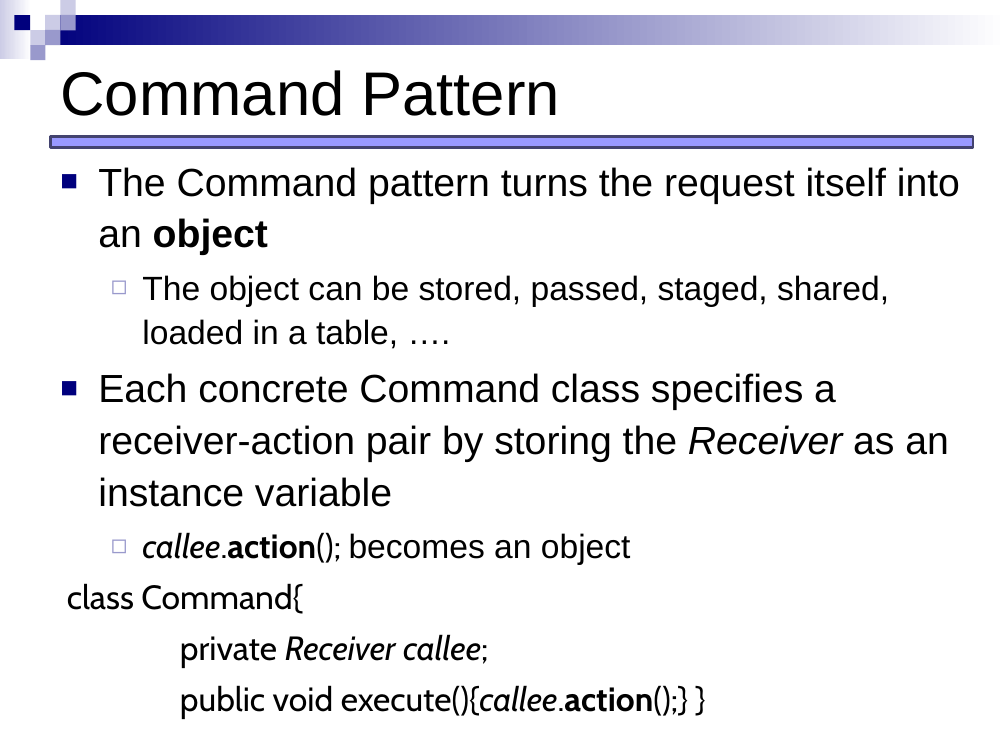
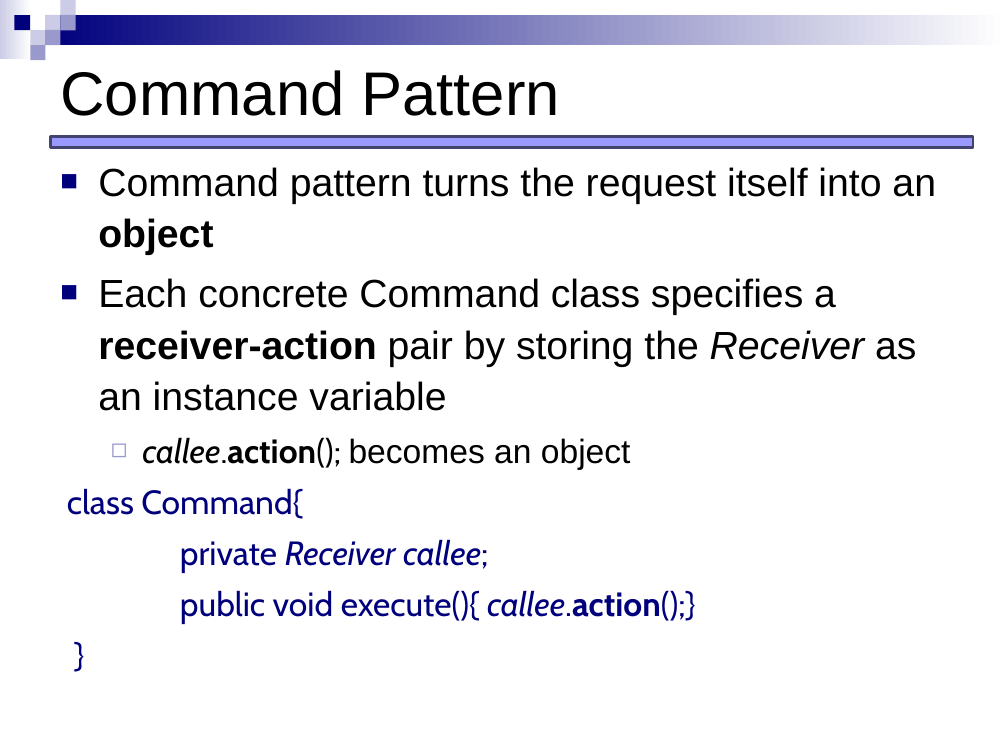
Before and after one commit to JCEleanor/CSCI-598-notes, a slide deck: slide 10 of lecture-slides/Behavioral_command_memento.pptx. Drawn at 1008x756 pixels with LibreOffice and Linux fonts; fonts in the diff are those of the drawing. Boxes give left, top, right and bottom in pixels: in the first picture for what was removed or moved away, otherwise in the second. Text is boxed around its words. In the diff, an @@ line names an element or a change of style, - is before the commit and + after.

```diff
--- a/lecture-slides/Behavioral_command_memento.pptx
+++ b/lecture-slides/Behavioral_command_memento.pptx
@@ text at [98,167,936,255]: text changed; size 24 to 28 pt @@
-■ The Command pattern turns the request itself into an object
-  ◻ The object can be stored, passed, staged, shared, loaded in a table, ….
+■ Command pattern turns the request itself into an object
@@ text at [67,278,916,573]: bold on in "receiver-action"; text colour #000000 to #00007D in "class Command{", "private Receiver callee;" @@
@@ text at [180,590,696,624]: text changed; text colour #000000 to #00007D @@
-public void execute(){callee.action();} }
+public void execute(){ callee.action();}
+}
```
Also in this commit, not shown: 25 other slides changed, 1 slide added, 4 other files.
